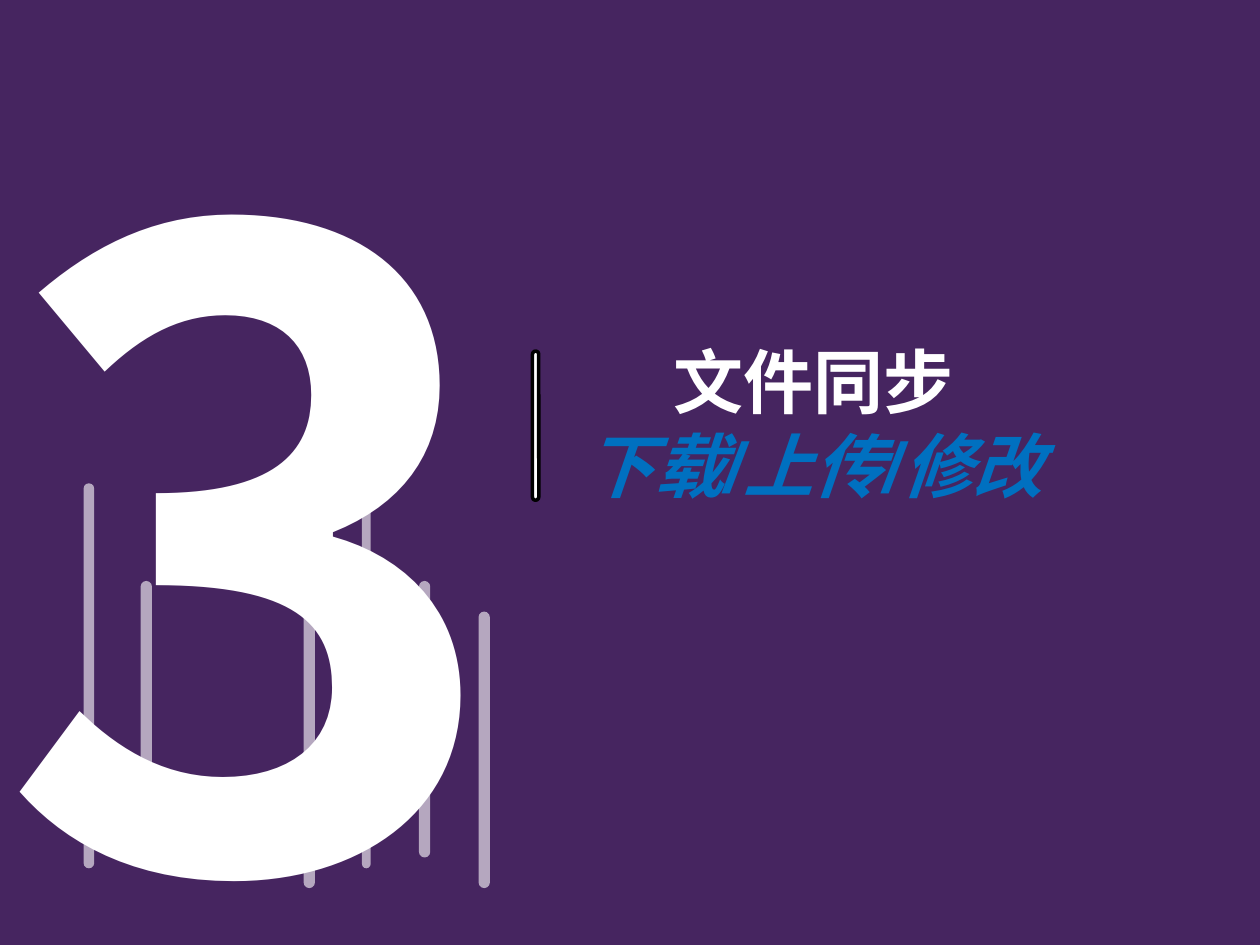
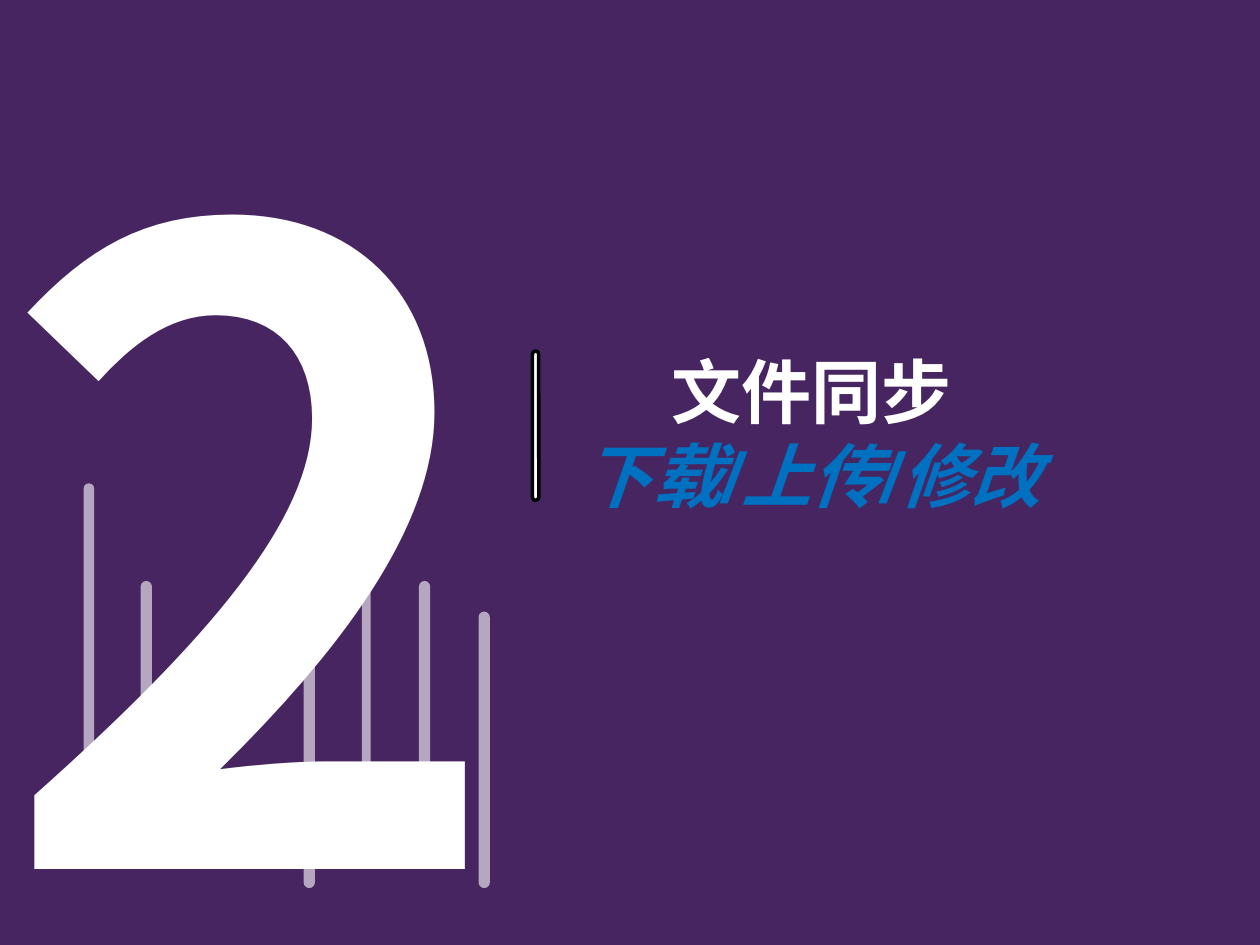
Before and after one commit to chrgu000/JuXin, a slide deck: slide 8 of Original/Files/天河制造/SVN培训PPT-20180416_v1.2.pptx. Drawn at 1260x945 pixels with LibreOffice and Linux fonts; fonts in the diff are those of the drawing; background and template pictures are left out. Boxes give left, top, right and bottom in pixels: in the first picture for what was removed or moved away, otherwise in the second. Text is boxed around its words. In the diff, an @@ line names an element or a change of style, - is before the commit and + after.

```diff
--- a/Original/Files/天河制造/SVN培训PPT-20180416_v1.2.pptx
+++ b/Original/Files/天河制造/SVN培训PPT-20180416_v1.2.pptx
@@ text at (0, 214, 509, 888): text changed @@
-3
+2
@@ text "文件同步": place and size @@
-text "文件同步" at (584, 348, 1043, 499)
+text "文件同步" at (582, 358, 1041, 509)
```
Also in this commit, not shown: 5 other slides changed, 5 slides added, 1 slide removed, 13 other files.
